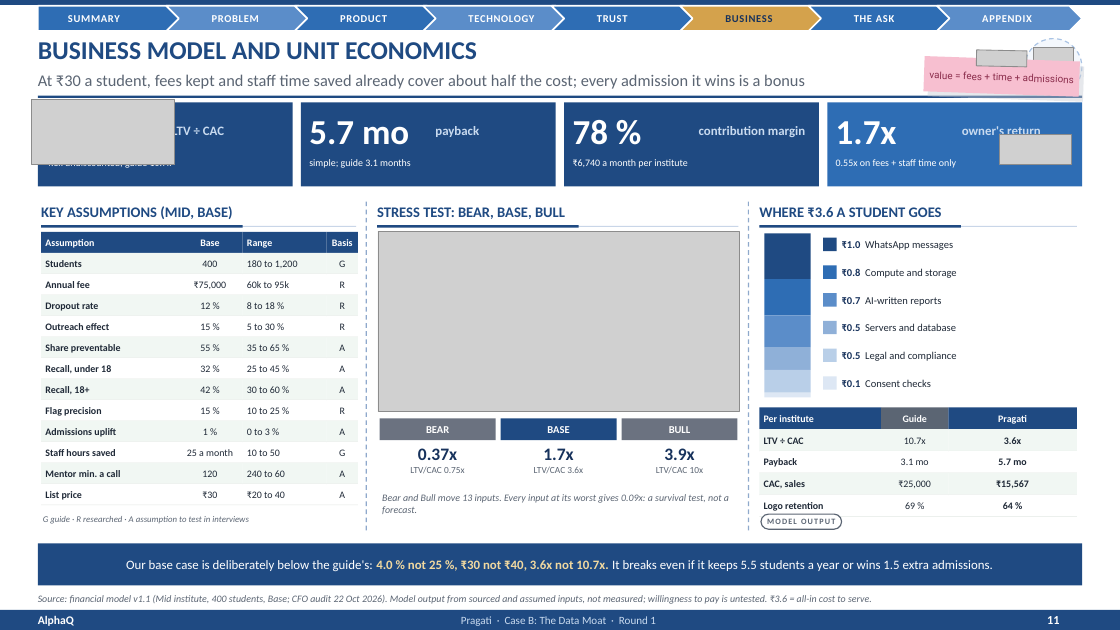
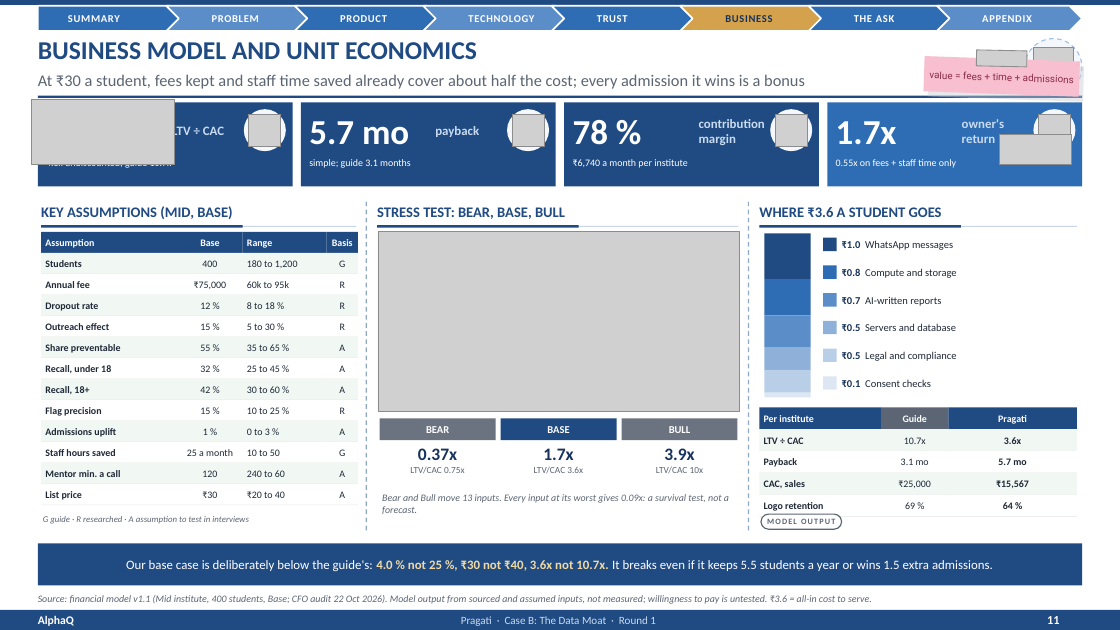
Before and after one commit to AdityaKuranjekar/institute-intelligence-platform, a slide deck: slide 11 of presentation/decks/AlphaQ_CaseB_Round1_candidate-B_v4.2.pptx. Drawn at 1120x630 pixels with LibreOffice and Linux fonts; fonts in the diff are those of the drawing; grey boxes stand for pictures; background and template pictures are left out. Boxes give left, top, right and bottom in pixels: in the first picture for what was removed or moved away, otherwise in the second. Text is boxed around its words. In the diff, an @@ line names an element or a change of style, - is before the commit and + after.

```diff
--- a/presentation/decks/AlphaQ_CaseB_Round1_candidate-B_v4.2.pptx
+++ b/presentation/decks/AlphaQ_CaseB_Round1_candidate-B_v4.2.pptx
@@ ellipse added at <box>244,109,286,151</box>, fill #F4F8FD @@
@@ picture added at <box>249,114,281,146</box> @@
@@ ellipse added at <box>507,109,549,151</box>, fill #F4F8FD @@
@@ picture added at <box>513,114,544,146</box> @@
@@ text "contribution margin" rewrapped from <box>699,126,805,137</box> to <box>699,119,765,145</box> @@
@@ ellipse added at <box>770,109,812,151</box>, fill #F4F8FD @@
@@ picture added at <box>776,114,807,146</box> @@
@@ text "owner's return" rewrapped from <box>962,125,1041,140</box> to <box>962,119,1005,143</box> @@
@@ ellipse added at <box>1033,109,1075,151</box>, fill #F4F8FD @@
@@ picture added at <box>1038,114,1070,146</box> @@
```
Also in this commit, not shown: 8 other files.
